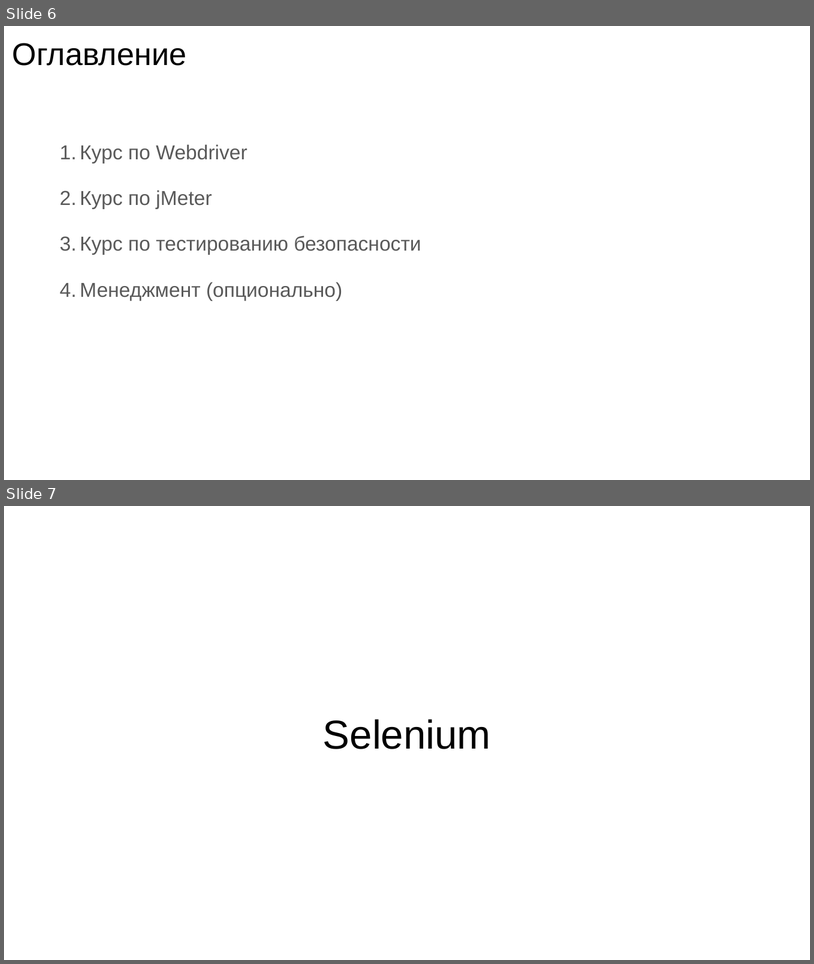
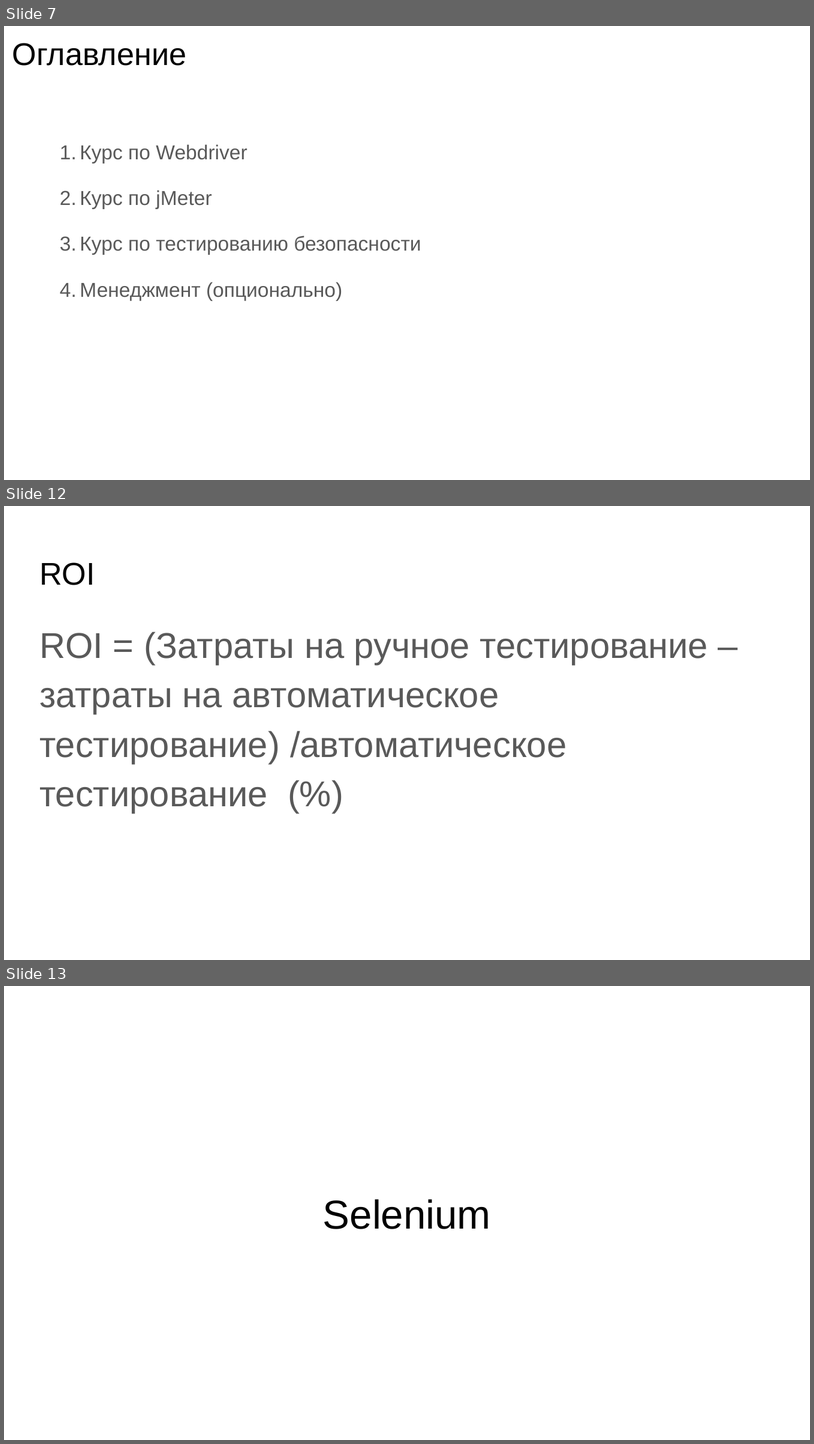
Before and after one commit to QAAlliance/TA_School, a slide deck: Лекции/Лекция №1/Лекция №1.pptx. Shown one above the other, each under a label of ours: slides 6 and 7 before the commit, slides 7, 12 and 13 after it; the slides between them are not shown. The pictures are 814x964 and 814x1444 pixels, drawn with LibreOffice and Linux fonts; fonts in the diff are those of the drawing. Boxes give left, top, right and bottom in pixels: in the first picture for what was removed or moved away, otherwise in the second. Text is boxed around its words. In the diff, an @@ line names an element or a change of style, - is before the commit and + after.

```diff
--- a/Лекции/Лекция №1/Лекция №1.pptx
+++ b/Лекции/Лекция №1/Лекция №1.pptx
@@ slide 12 added at bbox=[4, 506, 810, 960], background #FFFFFF @@
@@ title added at bbox=[39, 562, 95, 585], 28 pt, text #000000 @@
+ROI
@@ text added at bbox=[39, 631, 708, 813], 32 pt, text #595959 @@
+ROI = (Затраты на ручное тестирование – затраты на автоматическое тестирование) /автоматическое тестирование (%)
@@ what was slide 6 is now slide 7 @@
@@ what was slide 7 is now slide 13 @@
```
Also in this commit, not shown: 1 slide changed, 6 other slides added, 1 slide removed, 1 other file.
